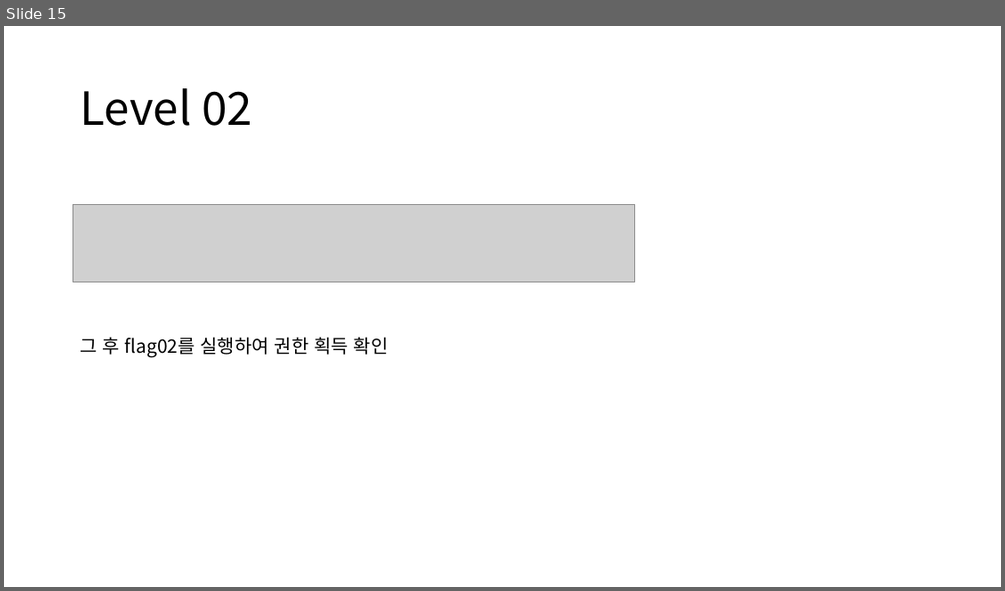
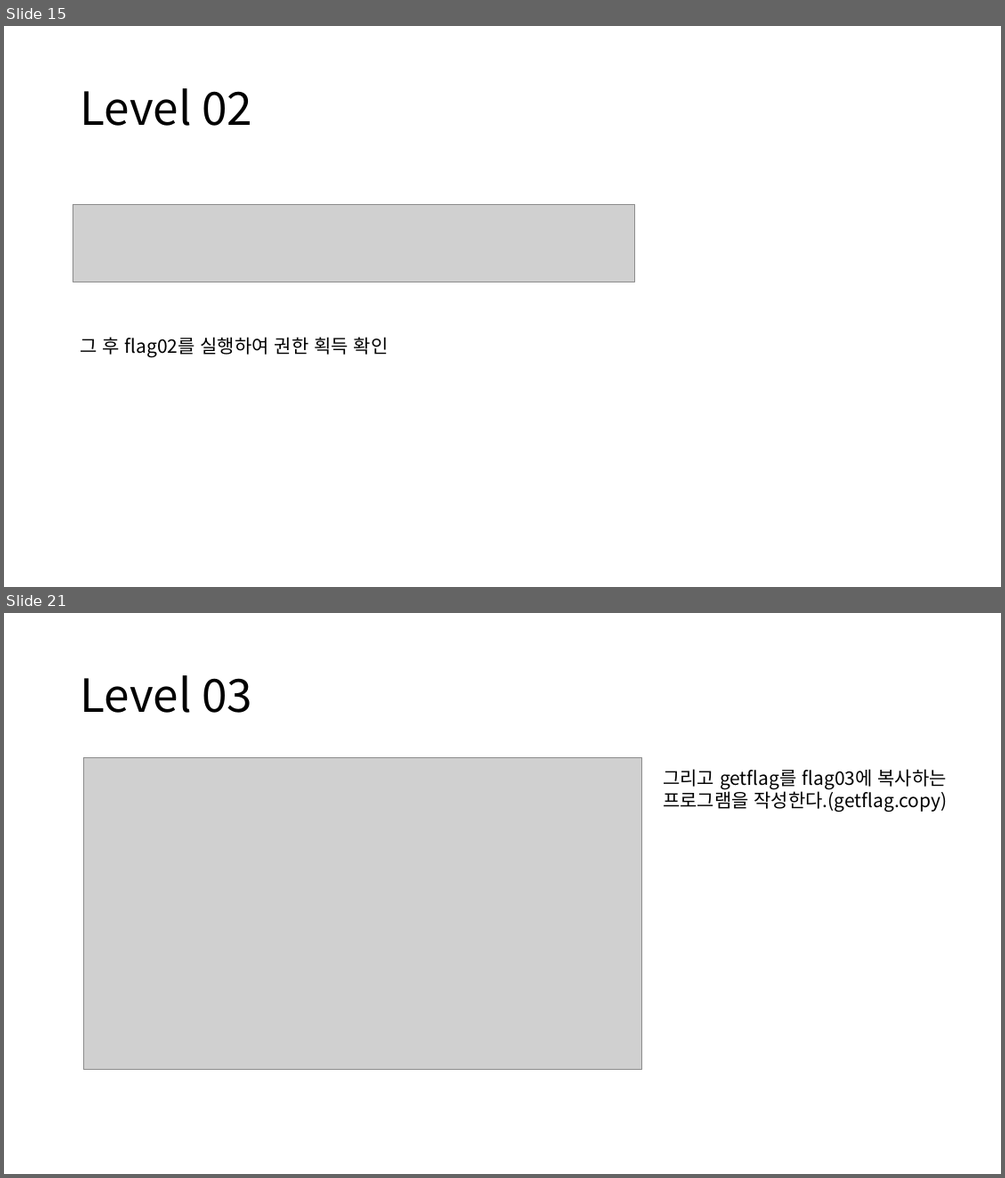
Before and after one commit to WinterMute1000/MyArchive, a slide deck: Nebula/Nebula Level00~Level03.pptx. Shown one above the other, each under a label of ours: slide 15 before the commit, slides 15 and 21 after it; the slides between them are not shown. The pictures are 1005x591 and 1005x1178 pixels, drawn with LibreOffice and Linux fonts; fonts in the diff are those of the drawing; grey boxes stand for pictures. Boxes give left, top, right and bottom in pixels: in the first picture for what was removed or moved away, otherwise in the second. Text is boxed around its words. In the diff, an @@ line names an element or a change of style, - is before the commit and + after.

```diff
--- a/Nebula/Nebula Level00~Level03.pptx
+++ b/Nebula/Nebula Level00~Level03.pptx
@@ slide 21 added at <box>4,613,1001,1174</box>, background #FFFFFF @@
@@ title added at <box>80,675,252,713</box>, 44 pt, text #000000 @@
+Level 03
@@ picture added at <box>84,757,642,1070</box> @@
@@ text added at <box>663,769,947,811</box>, 18 pt, text #000000 @@
+그리고 getflag를 flag03에 복사하는 프로그램을 작성한다.(getflag.copy)
```
Also in this commit, not shown: 6 other slides added, 1 slide removed.
